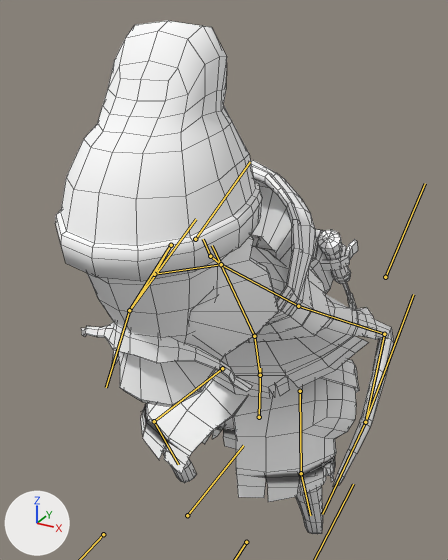
The FBX model Assets/Models/PlayerModel.fbx: old version first, new version second.
One viewpoint serves both versions: a camera (50 mm lens) standing at (0.706, -1.446, 1.694) and looking at (-0.046, -0.079, 1.01). The axes (+X, +Y, +Z) are drawn at lower left. The lights are the same throughout. Both versions are drawn at frame 3 of the action 'Rig|Jump_Land'; the numbers are the values there. The bones that bend it are drawn over the model as lines. Mesh edges are drawn as thin lines.

Names of what the first picture shows: 'GameOffJamCharacter_02'.
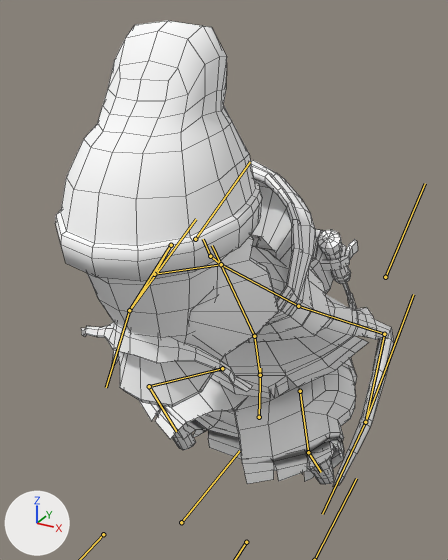
What differs and where, as boxes (x1, y1, x2, y2) in the pictures (448 x 560 px):
'GameOffJamCharacter_02', posed (9% shorter)
    before: (56, 21, 394, 534)
    after: (56, 21, 394, 487)
bone 'Leg_Upper.L', root to tip
    before: (300, 391) to (301, 473)
    after: (300, 391) to (308, 452)
bone 'Leg_Lower.L', root to tip
    before: (301, 473) to (310, 515)
    after: (308, 452) to (321, 472)
bone 'Leg_Upper.R', root to tip
    before: (222, 368) to (154, 421)
    after: (222, 368) to (149, 386)
bone 'Leg_Lower.R', root to tip
    before: (154, 421) to (178, 464)
    after: (149, 386) to (176, 431)

The change in detail:
Bone 'Leg_Upper.L' (bone_leg_upper_l) turns from (-41, -6, -15) to (-53, -10, -29) degrees about its own x, y and z.
Bone 'Leg_Lower.L' (bone_leg_lower_l) turns from (62, -10, 17) to (92, -19, 19) degrees about its own x, y and z.
Bone 'Leg_Upper.R' (bone_leg_upper_r) turns from (-41, 6, 15) to (-64, 15, 25) degrees about its own x, y and z.
Bone 'Leg_Lower.R' (bone_leg_lower_r) turns from (62, 10, -17) to (90, 19, -19) degrees about its own x, y and z.
